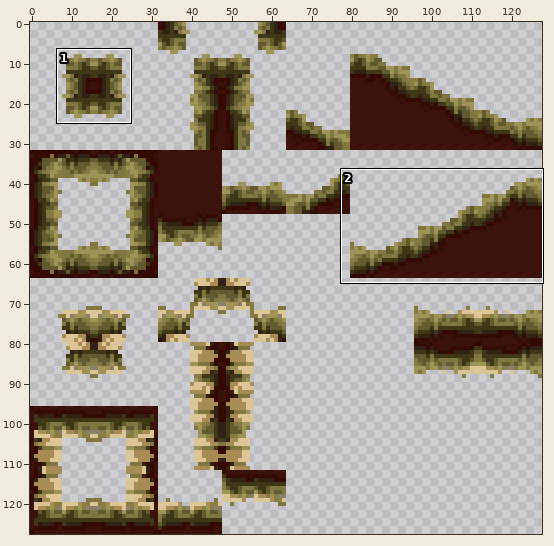
Sprite sheet -- sprites/tiles/grass-stone-2.png. Above: a wide view before the commit, with the close-up outlined.
Close-up. Old version:
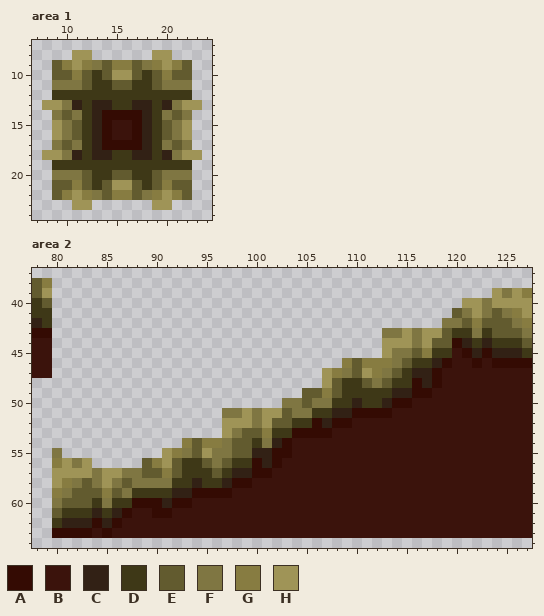
The file is 128x128 pixels. Colours within 5 levels of each other are drawn and written as one. Shown: area 1: x 7..24, y 7..24; area 2: x 78..127, y 37..64. The commit also changed other parts of the picture, which this record leaves out.
Palette (. is transparent): A #340b03  B #3b130c  C #322115  D #3e3817  E #625b2f  F #7f7642  G #877c41  H #9f9457
Pixels before, area 1, first column x 8:
 8 ...HH......HH...
 9 .EGHGFEGGEFGHGE.
10 .EEGEDEHHEDEGEE.
11 .FFFEDDEEDDEFFF.
12 .DDDDDDDDDDDDDD.
13 HHFCDCCDDCCDCFHH
14 .FEFDCAAAACDFEF.
15 .HFEDCABBACDEFH.
16 .HFEDCABBACDEFH.
17 .FEFDCAAAACDFEF.
18 HHFCDCCDDCCDCFHH
19 .DDDDDDDDDDDDDD.
20 .FFFEDDEEDDEFFF.
21 .EEGEDEHHEDEGEE.
22 .EGHGFEGGEFGHGE.
23 ...HH......HH...
Pixels before, area 2, first column x 78:
38 EG................................................
39 EH............................................HFHG
40 DE.........................................HHFHHHH
41 DD........................................EFHFEFGH
42 CD.......................................FFEGEEEFG
43 AA.................................FFHFHHEDDFDEEEF
44 BB.................................HHHFHEEACDCDDDE
45 BB.................................HFFEGDDBACACCCD
46 BB.............................GEGGGFEDDCABBABAAAA
47 BB...........................HGFEHGFEDCCABBBBBBBBB
48 .............................HEDDEFEDDACABBBBBBBBB
49 ...........................EEGEDDDDDCCAABBBBBBBBBB
50 .........................FFEFFDDCDDCAABBBBBBBBBBBB
51 ...................FFHFHHEFFDDCCAAAABBBBBBBBBBBBBB
52 ...................HHHFHEEDDACAABBBBBBBBBBBBBBBBBB
53 ...................HFEEGDDAAAABBBBBBBBBBBBBBBBBBBB
54 ...............GEGGFEEDFCABBBBBBBBBBBBBBBBBBBBBBBB
55 ..F..........HGFEHFFEECCAABBBBBBBBBBBBBBBBBBBBBBBB
56 ..GHFH.....EGHEDDEFEDDACABBBBBBBBBBBBBBBBBBBBBBBBB
57 ..HHHHFHHFFEEGEDDDEDCCAABBBBBBBBBBBBBBBBBBBBBBBBBB
58 ..HGFEFHFEFFFFDDCDDCAABBBBBBBBBBBBBBBBBBBBBBBBBBBB
59 ..GFEEEGEFDDDDCCAAAABBBBBBBBBBBBBBBBBBBBBBBBBBBBBB
60 ..FEEEDFDDAAACAABBBBBBBBBBBBBBBBBBBBBBBBBBBBBBBBBB
61 ..EDDDCDCABBAABBBBBBBBBBBBBBBBBBBBBBBBBBBBBBBBBBBB
62 ..DCCCACABBBBBBBBBBBBBBBBBBBBBBBBBBBBBBBBBBBBBBBBB
63 ..AAAABABBBBBBBBBBBBBBBBBBBBBBBBBBBBBBBBBBBBBBBBBB
After the commit:
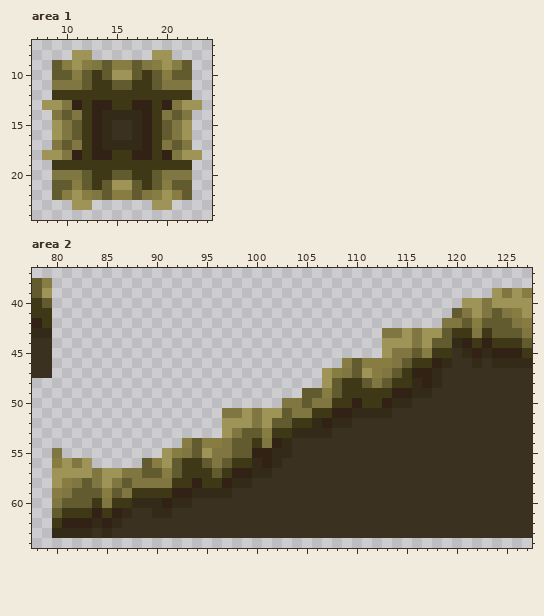
Change:
colour A: #340b03 -> #332a17
colour B: #3b130c -> #3a3120
Pixel boxes of the changes (left, top, right, bottom) in both close-ups:
changed: (102, 110, 142, 150)
changed: (32, 328, 52, 378)
changed: (52, 338, 532, 538)
